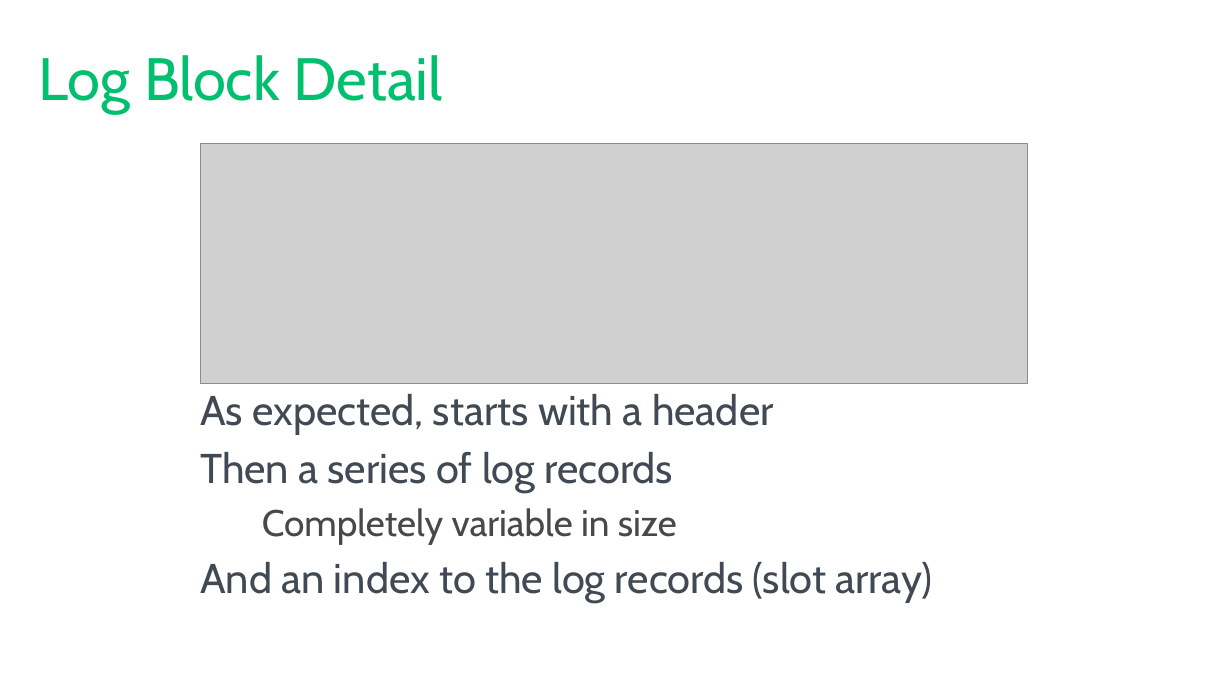
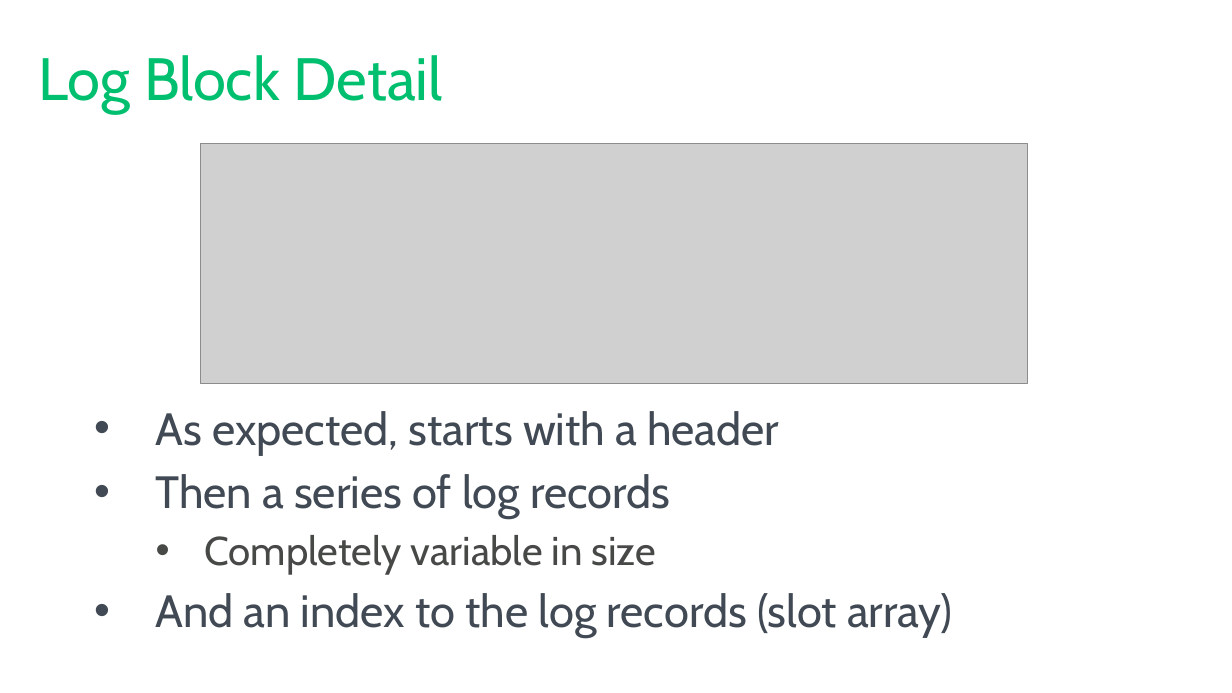
Before and after one commit to tf3604/LogFilePresentation, a slide deck: slide 19 of TransactionLog.pptx. Drawn at 1232x693 pixels with LibreOffice and Linux fonts; fonts in the diff are those of the drawing; grey boxes stand for pictures; background and template pictures are left out. Boxes give left, top, right and bottom in pixels: in the first picture for what was removed or moved away, otherwise in the second. Text is boxed around its words. In the diff, an @@ line names an element or a change of style, - is before the commit and + after.

```diff
--- a/TransactionLog.pptx
+++ b/TransactionLog.pptx
@@ text "As expected, starts with a ...": place and size @@
-text "As expected, starts with a ..." at (200,394,932,603)
+text "As expected, starts with a ..." at (155,411,952,638)
@@ text "As expected, starts with a ..." at (155,411,952,638): size 30.6 to 33.3 pt in "As expected, starts with a header", "Then a series of log records", "And an index to the log records ..."; size 27.2 to 29.6 pt in "Completely variable in size"; bullet none to • @@
```
Also in this commit, not shown: 41 other slides changed.
